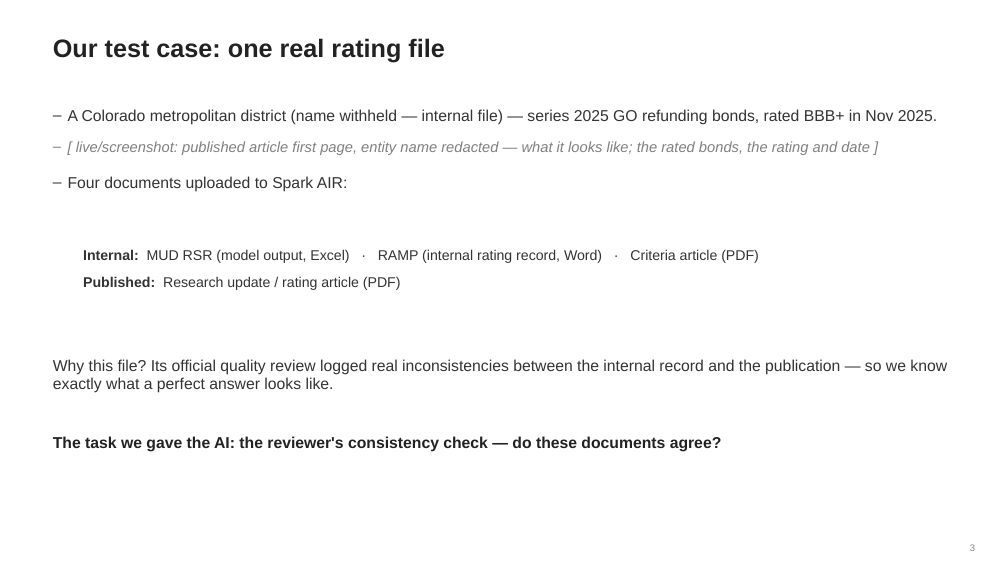
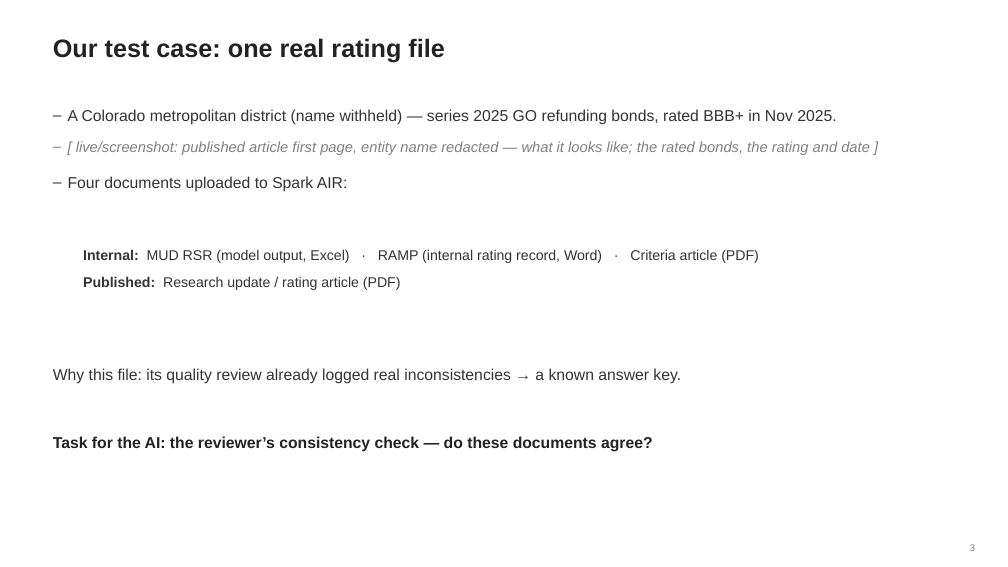
Before and after one commit to ld2955/SelfProject, a slide deck: slide 3 of AI_Summer_League_Demo_plain.pptx. Drawn at 1008x567 pixels with LibreOffice and Linux fonts; fonts in the diff are those of the drawing. Boxes give left, top, right and bottom in pixels: in the first picture for what was removed or moved away, otherwise in the second. Text is boxed around its words. In the diff, an @@ line names an element or a change of style, - is before the commit and + after.

```diff
--- a/AI_Summer_League_Demo_plain.pptx
+++ b/AI_Summer_League_Demo_plain.pptx
@@ text at bbox=[68, 109, 836, 125]: text changed @@
-– A Colorado metropolitan district (name withheld — internal file) — series 2025 GO refunding bonds, rated BBB+ in Nov 2025.
+– A Colorado metropolitan district (name withheld) — series 2025 GO refunding bonds, rated BBB+ in Nov 2025.
@@ text at bbox=[53, 368, 681, 384]: text changed @@
-Why this file? Its official quality review logged real inconsistencies between the internal record and the publication — so we know exactly what a perfect answer looks like.
+Why this file: its quality review already logged real inconsistencies → a known answer key.
@@ text at bbox=[53, 436, 653, 452]: text changed @@
-The task we gave the AI: the reviewer's consistency check — do these documents agree?
+Task for the AI: the reviewer’s consistency check — do these documents agree?
```
Also in this commit, not shown: 14 other slides changed.
